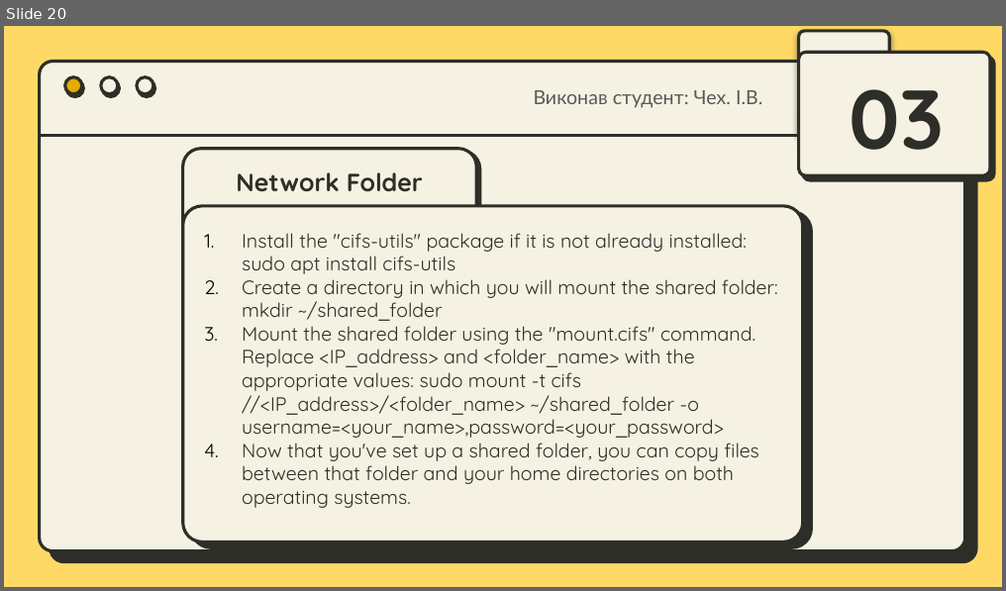
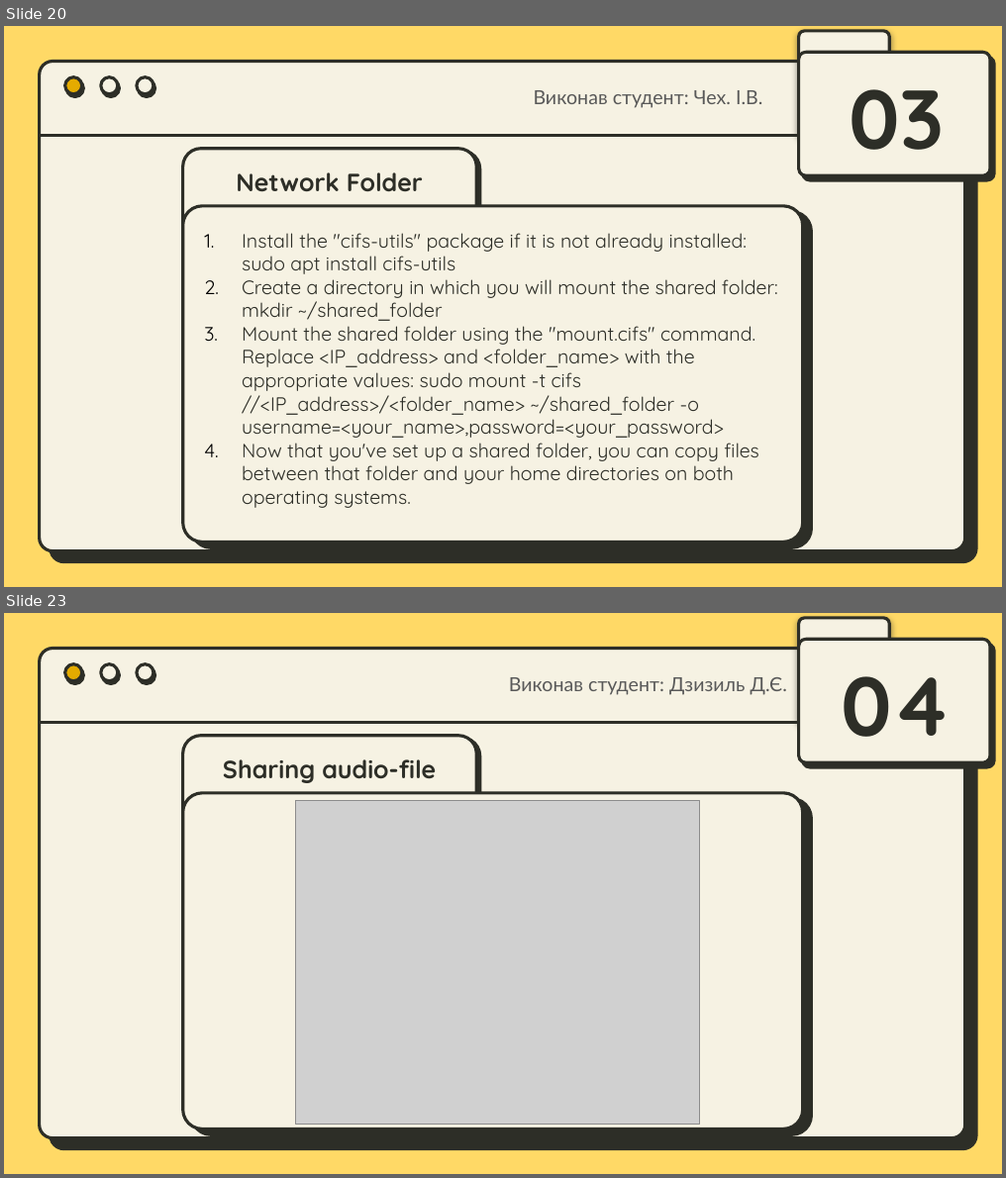
Before and after one commit to IvanChekh/MatematicainsLivesMatter, a slide deck: Workcase №3 .pptx. Shown one above the other, each under a label of ours: slide 20 before the commit, slides 20 and 23 after it; the slides between them are not shown. The pictures are 1006x591 and 1006x1178 pixels, drawn with LibreOffice and Linux fonts; fonts in the diff are those of the drawing; grey boxes stand for pictures. Boxes give left, top, right and bottom in pixels: in the first picture for what was removed or moved away, otherwise in the second. Text is boxed around its words. In the diff, an @@ line names an element or a change of style, - is before the commit and + after.

```diff
--- a/Workcase №3 .pptx
+++ b/Workcase №3 .pptx
@@ slide 23 added at (x1=4, y1=613, x2=1002, y2=1174), background #FFD966; not listed: 7 template elements that a slide beside it also shows @@
@@ text added at (x1=509, y1=677, x2=788, y2=695), 14 pt, text #595959 @@
+Виконав студент: Дзизиль Д.Є.
@@ text added at (x1=842, y1=676, x2=951, y2=737), 60 pt, text #2D2E27, bold @@
+04
@@ rounded rectangle added at (x1=182, y1=736, x2=476, y2=1024), fill #F6F2E3, outline #2D2E27 2.25 pt @@
@@ title added at (x1=223, y1=760, x2=436, y2=783), 18 pt, text #2D2E27, bold @@
+Sharing audio-file
@@ rounded rectangle added at (x1=182, y1=792, x2=802, y2=1129), fill #F6F2E3, outline #2D2E27 2.25 pt @@
@@ picture added at (x1=296, y1=801, x2=700, y2=1125) @@
```
Also in this commit, not shown: 7 other slides added.
